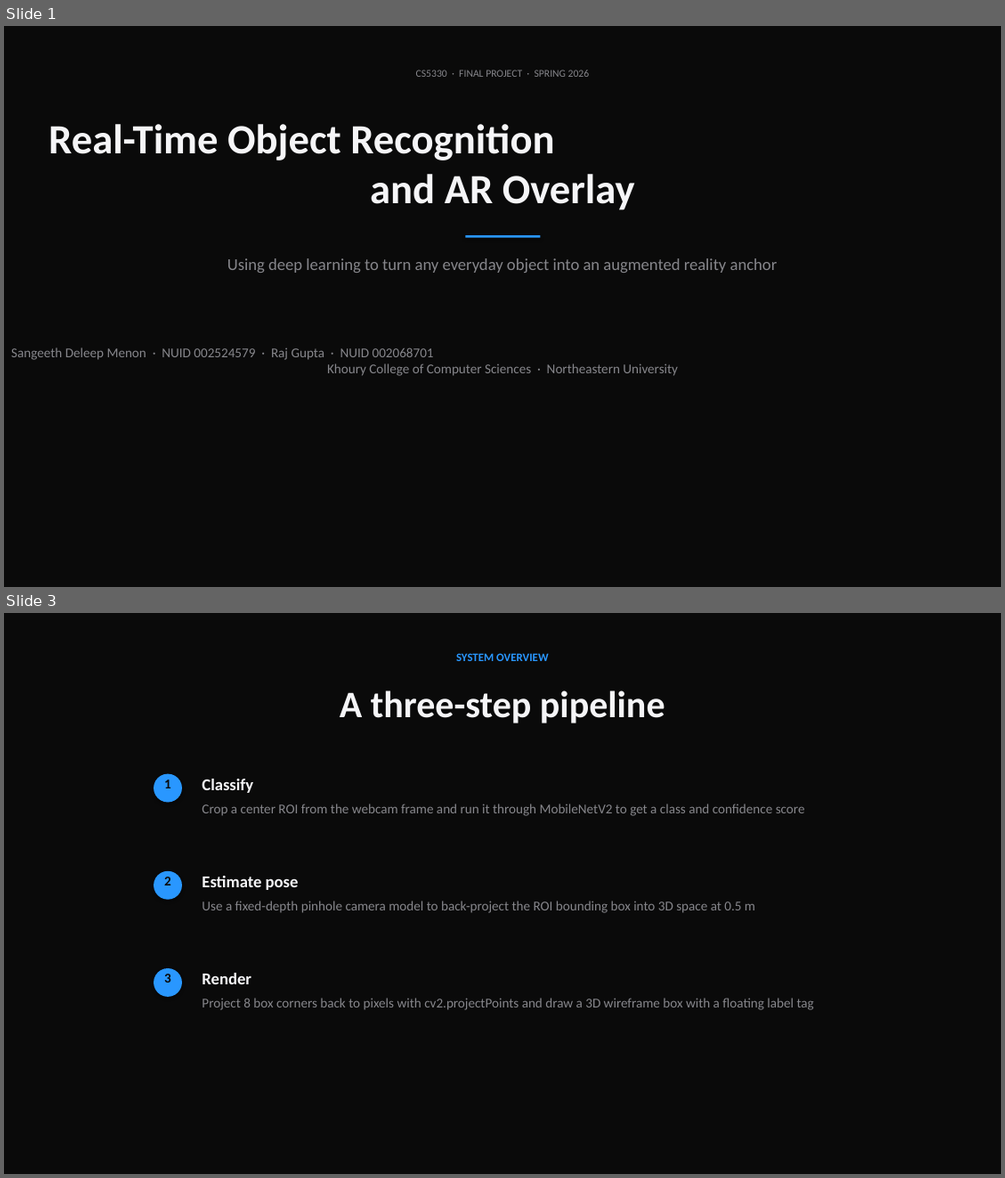
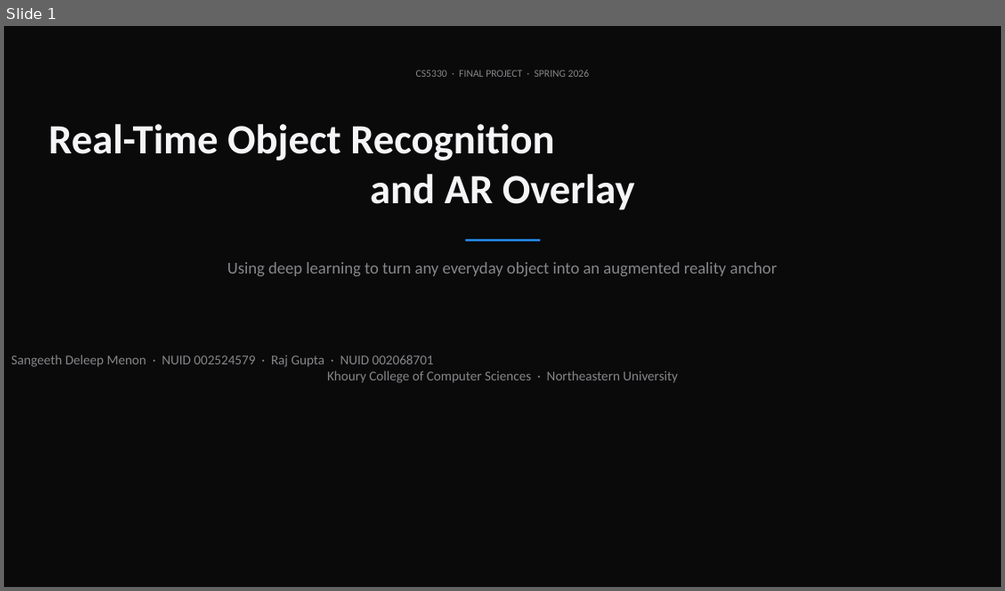
Before and after one commit to sangdelmenon/CS5330_Final_Project, a slide deck: presentation/presentation.pptx. Shown one above the other, each under a label of ours: slides 1 and 3 before the commit, slide 1 after it; the slides between them are not shown. The pictures are 1005x1178 and 1005x591 pixels, drawn with LibreOffice and Linux fonts; fonts in the diff are those of the drawing. Boxes give left, top, right and bottom in pixels: in the first picture for what was removed or moved away, otherwise in the second. Text is boxed around its words. In the diff, an @@ line names an element or a change of style, - is before the commit and + after.

```diff
--- a/presentation/presentation.pptx
+++ b/presentation/presentation.pptx
@@ slide 3 removed at (4, 613, 1001, 1174), background #0A0A0A @@
@@ text removed at (456, 653, 548, 661) @@
-SYSTEM OVERVIEW
@@ text removed at (340, 690, 665, 723) @@
-A three-step pipeline
@@ ellipse removed at (154, 774, 182, 803) @@
@@ text removed at (164, 779, 171, 788) @@
-1
@@ text removed at (202, 779, 253, 793) @@
-Classify
@@ text removed at (202, 803, 805, 816) @@
-Crop a center ROI from the webcam frame and run it through MobileNetV2 to get a class and confidence score
@@ ellipse removed at (154, 871, 182, 900) @@
@@ text removed at (164, 876, 171, 885) @@
-2
@@ text removed at (202, 876, 299, 890) @@
-Estimate pose
@@ text removed at (202, 900, 755, 913) @@
-Use a fixed-depth pinhole camera model to back-project the ROI bounding box into 3D space at 0.5 m
@@ ellipse removed at (154, 968, 182, 997) @@
@@ text removed at (164, 973, 171, 982) @@
-3
@@ text removed at (202, 973, 251, 984) @@
-Render
@@ text removed at (202, 997, 814, 1010) @@
-Project 8 box corners back to pixels with cv2.projectPoints and draw a 3D wireframe box with a floating label tag
@@ slide 1 changed as well @@
@@ rectangle: place and size @@
-rectangle at (465, 235, 540, 238)
+rectangle at (465, 239, 540, 241)
@@ text "Using deep learning to turn ...": place and size @@
-text "Using deep learning to turn ..." at (227, 258, 777, 273)
+text "Using deep learning to turn ..." at (227, 262, 777, 276)
@@ text "Sangeeth Deleep Menon · NUID ...": place and size @@
-text "Sangeeth Deleep Menon · NUID ..." at (11, 347, 678, 376)
+text "Sangeeth Deleep Menon · NUID ..." at (11, 354, 678, 383)
```
Also in this commit, not shown: 2 other slides changed, 4 slides added, 6 other slides removed, 6 other files.
